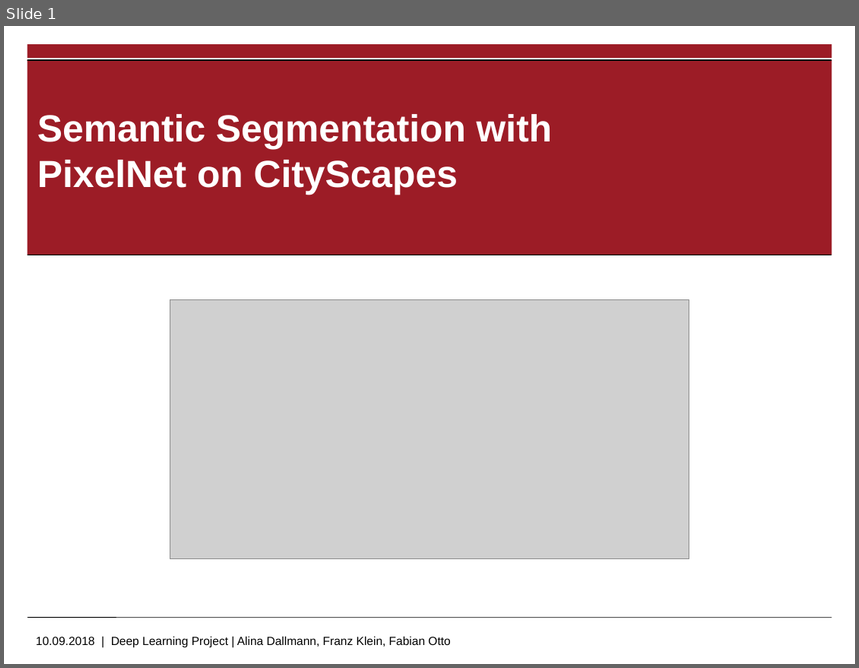
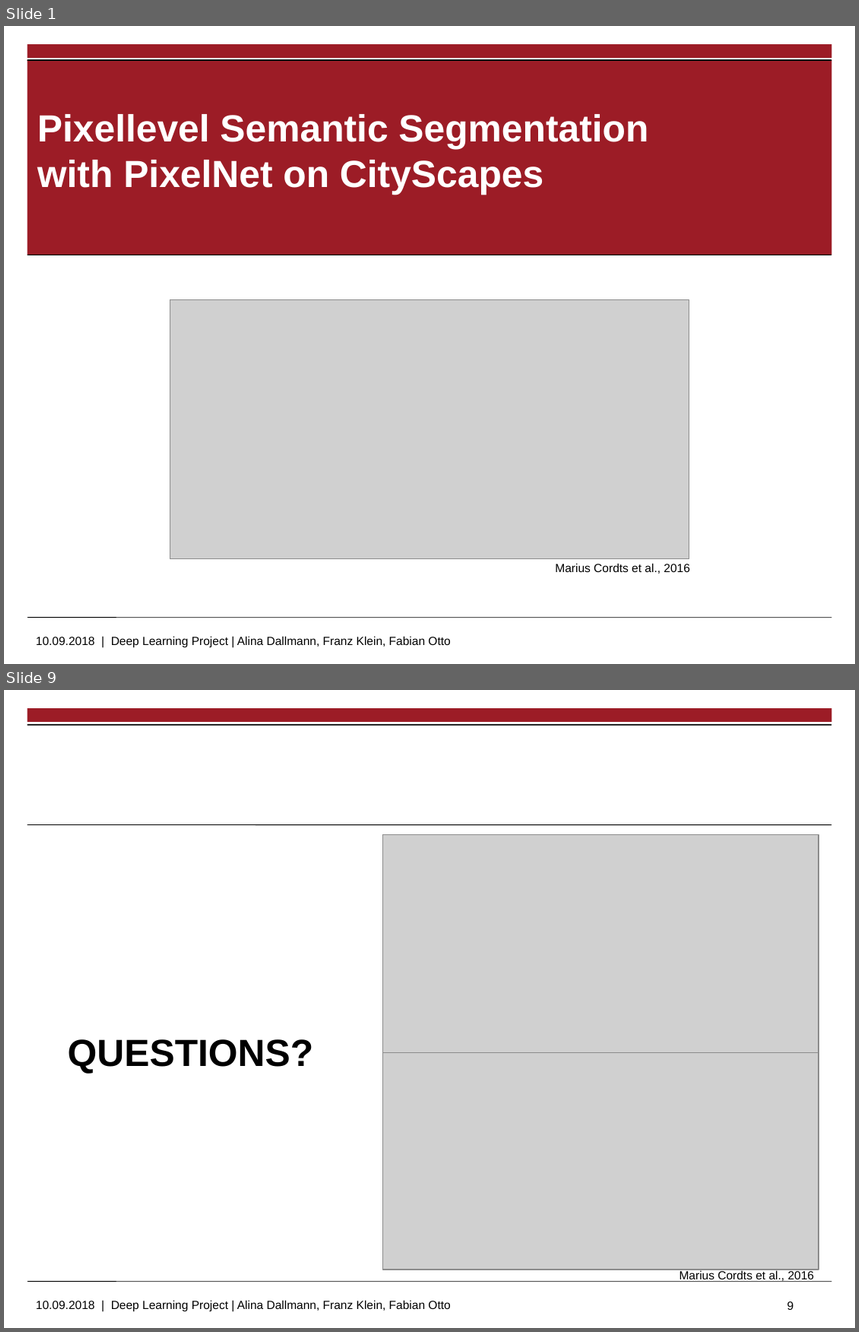
Before and after one commit to ottofabian/DeepLearning_Project, a slide deck: Project Presentation.pptx. Shown one above the other, each under a label of ours: slide 1 before the commit, slides 1 and 9 after it; the slides between them are not shown. The pictures are 859x668 and 859x1332 pixels, drawn with LibreOffice and Linux fonts; fonts in the diff are those of the drawing; grey boxes stand for pictures; background and template pictures are left out. Boxes give left, top, right and bottom in pixels: in the first picture for what was removed or moved away, otherwise in the second. Text is boxed around its words. In the diff, an @@ line names an element or a change of style, - is before the commit and + after.

```diff
--- a/Project Presentation.pptx
+++ b/Project Presentation.pptx
@@ slide 9 added at [4, 690, 855, 1328], background #FFFFFF; not listed: 3 template elements that a slide beside it also shows @@
@@ rectangle added at [27, 724, 832, 726], fill #000000 @@
@@ line added from (27, 825) to (832, 825), #000000 0.6 pt @@
@@ picture added at [382, 834, 819, 1053] @@
@@ title added at [68, 1040, 314, 1074], 32 pt, text #000000, bold @@
+QUESTIONS?
@@ picture added at [382, 1052, 819, 1270] @@
@@ text added at [680, 1270, 815, 1282], 10 pt, text #000000 @@
+Marius Cordts et al., 2016
@@ page number added at [788, 1302, 794, 1310], 10 pt, text #000000 @@
+9
@@ slide 1 changed as well @@
@@ title at [37, 114, 648, 195]: text changed @@
-Semantic Segmentation with PixelNet on CityScapes
+Pixellevel Semantic Segmentation with PixelNet on CityScapes
@@ text added at [555, 563, 690, 574], 10 pt, text #000000 @@
+Marius Cordts et al., 2016
```
Also in this commit, not shown: 2 other slides changed, 6 other slides added, 7 slides removed, 1 other file.
